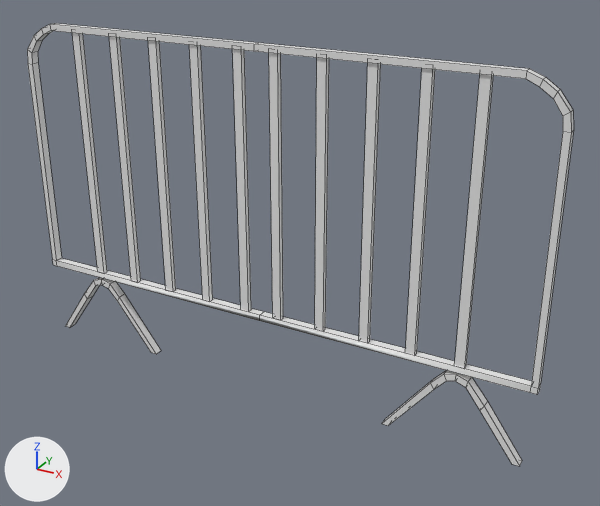
Two versions of the FBX model EscapeEmocional/Assets/Prefabs/grade.fbx, one commit apart.
Camera for both pictures: a 50 mm camera at (0.829, -1.338, 1.016) aimed at (0.08, 0.023, 0.336). Every picture has the same lights, and +X, +Y and +Z are marked at lower left. Mesh edges are drawn as thin lines. Vertices at the same position are counted once.
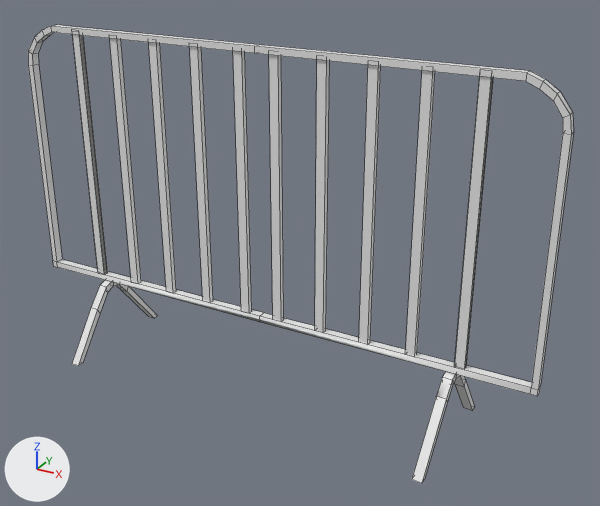
Where the change shows, as pixel boxes [x1, y1, x2, y2] in the pictures (600 x 506 px; the box of a moved part takes in the faces that stretch with it):
'Cube', reshaped, moved: before [27, 23, 574, 466]; after [28, 25, 573, 483]
part 1 of me_cube_001, moved or reshaped: before [27, 23, 574, 395]; after [28, 25, 573, 396]
part 2 of me_cube_001, moved or reshaped: before [269, 53, 283, 320]; after [269, 55, 284, 321]
part 3 of me_cube_001, moved or reshaped: before [315, 58, 329, 331]; after [315, 60, 329, 332]
part 4 of me_cube_001, moved or reshaped: before [359, 63, 381, 342]; after [359, 65, 381, 344]
part 5 of me_cube_001, moved or reshaped: before [405, 68, 435, 355]; after [405, 70, 435, 356]
part 6 of me_cube_001, moved or reshaped: before [455, 74, 493, 368]; after [455, 76, 493, 369]
part 7 of me_cube_001, moved or reshaped: before [233, 49, 251, 311]; after [458, 78, 493, 369]
part 8 of me_cube_001, moved or reshaped: before [382, 371, 522, 466]; after [412, 372, 475, 483]
part 9 of me_cube_001, moved or reshaped: before [189, 45, 213, 301]; after [233, 51, 252, 312]
part 10 of me_cube_001, moved or reshaped: before [148, 41, 176, 291]; after [190, 47, 213, 302]
part 11 of me_cube_001, moved or reshaped: before [109, 37, 141, 282]; after [148, 42, 176, 292]
part 12 of me_cube_001, moved or reshaped: before [72, 33, 107, 272]; after [110, 38, 141, 283]
part 13 of me_cube_001, added: after [72, 34, 107, 274]
part 14 of me_cube_001, added: after [80, 35, 107, 273]
part 15 of me_cube_001, moved or reshaped: before [65, 278, 161, 354]; after [72, 280, 158, 366]

The change in detail:
me_cube_001 has 200 vertices, 155 faces and spans x -0.589..0.589, y -0.01..0.01, z 0.608..1.35.
me_cube_001 is used by ob_cube; location (0.0, 0.0, -0.598).
me_cube_001 part 1: the loose piece of 64 vertices spanning x -0.589..0.589, y -0.009..0.009, z 0.772..1.35 is moved by (0.0, 0.001, -0.602).
me_cube_001 part 2: the loose piece of 8 vertices spanning x 0.03..0.049, y -0.005..0.005, z 0.784..1.343 is moved by (0.0, 0.001, -0.602).
me_cube_001 part 3: the loose piece of 8 vertices spanning x 0.13..0.149, y -0.005..0.005, z 0.784..1.343 is moved by (0.0, 0.001, -0.602).
me_cube_001 part 4: the loose piece of 8 vertices spanning x 0.23..0.249, y -0.005..0.005, z 0.784..1.343 is moved by (0.0, 0.001, -0.602).
me_cube_001 part 5: the loose piece of 8 vertices spanning x 0.33..0.349, y -0.005..0.005, z 0.784..1.343 is moved by (0.0, 0.001, -0.602).
me_cube_001 part 6: the loose piece of 8 vertices spanning x 0.43..0.449, y -0.005..0.005, z 0.784..1.343 is moved by (0.0, 0.0, -0.598).
me_cube_001 part 7: the loose piece of 8 vertices spanning x -0.049..-0.03, y -0.005..0.005, z 0.784..1.343 is mirrored in x about its middle, then moved by (0.479, 0.001, -0.602).
me_cube_001 part 8: the loose piece of 28 vertices spanning x 0.289..0.574, y -0.01..0.01, z 0.608..0.77 is turned 88.2 degrees about the z axis through its middle, then moved by (-0.008, -0.002, -0.598).
me_cube_001 part 9: the loose piece of 8 vertices spanning x -0.149..-0.13, y -0.005..0.005, z 0.784..1.343 is moved by (0.1, 0.001, -0.602).
me_cube_001 part 10: the loose piece of 8 vertices spanning x -0.249..-0.23, y -0.005..0.005, z 0.784..1.343 is moved by (0.1, 0.001, -0.602).
me_cube_001 part 11: the loose piece of 8 vertices spanning x -0.349..-0.33, y -0.005..0.005, z 0.784..1.343 is moved by (0.1, 0.001, -0.602).
me_cube_001 part 12: the loose piece of 8 vertices spanning x -0.449..-0.43, y -0.005..0.005, z 0.784..1.343 is moved by (0.1, 0.001, -0.602).
me_cube_001 part 13: the loose piece of 8 vertices spanning x -0.449..-0.43, y -0.005..0.005, z 0.784..1.343 is copied, and the copy is moved by (0.0, 0.0, -0.598); it spans x -0.449..-0.43, y -0.005..0.005, z 0.186..0.745.
me_cube_001 part 14: the loose piece of 8 vertices spanning x -0.449..-0.43, y -0.005..0.005, z 0.784..1.343 is copied, and the copy is moved by (0.0, 0.001, -0.602); it spans x -0.449..-0.43, y -0.004..0.006, z 0.182..0.741.
me_cube_001 part 15: the loose piece of 28 vertices spanning x -0.574..-0.289, y -0.01..0.01, z 0.608..0.77 is turned 88.2 degrees about the z axis through its middle, then moved by (0.013, 0.004, -0.598).
Object 'Cube' (ob_cube) moves from (0.0, 0.0, -0.598) to (0.0, 0.0, 0.0).
